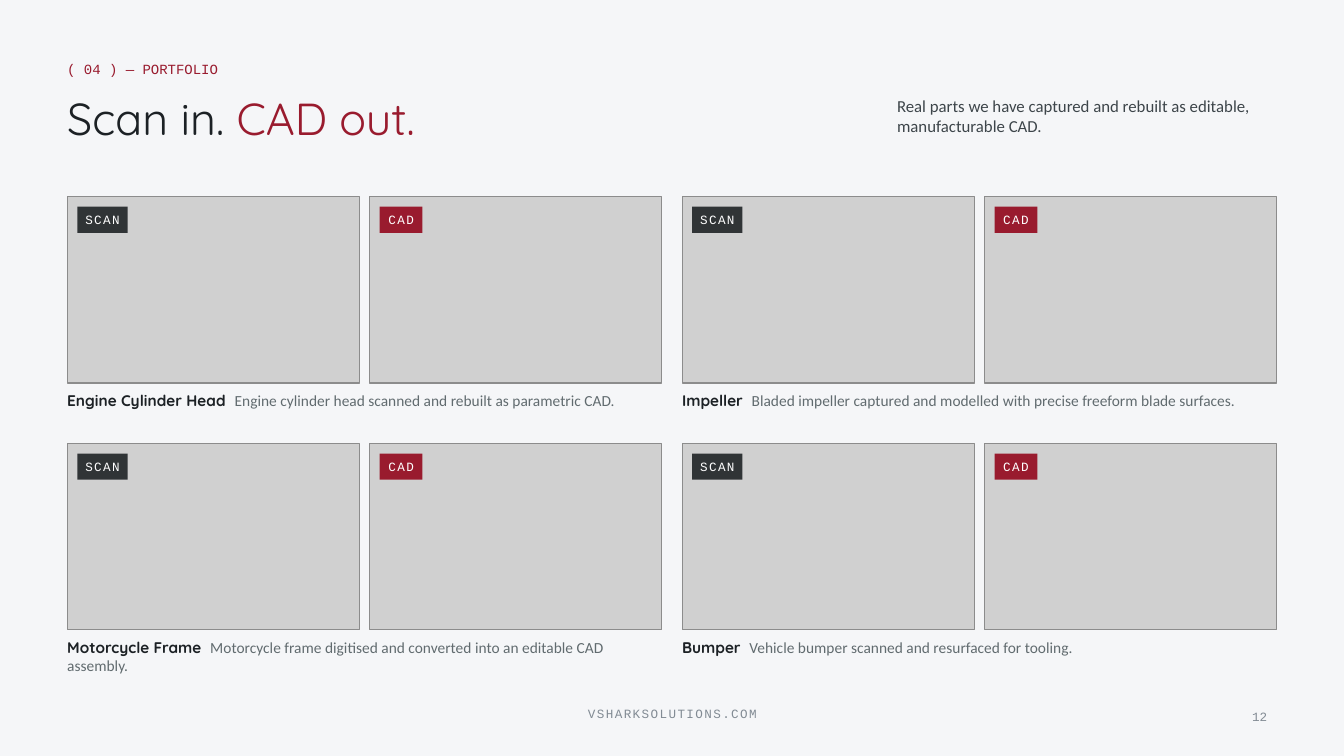
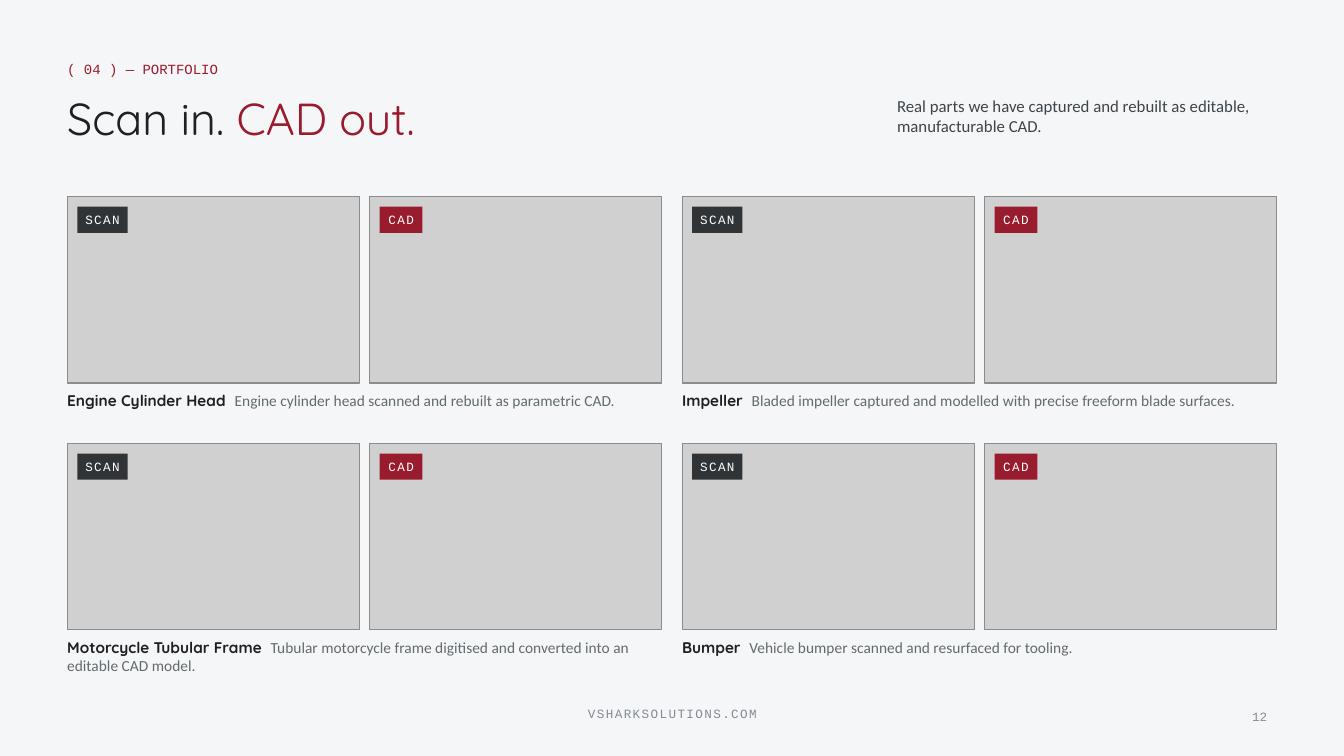
Before and after one commit to vsharkindia/vshark-website, a slide deck: slide 12 of collateral/VShark-Presentation.pptx. Drawn at 1344x756 pixels with LibreOffice and Linux fonts; fonts in the diff are those of the drawing; grey boxes stand for pictures; background and template pictures are left out. Boxes give left, top, right and bottom in pixels: in the first picture for what was removed or moved away, otherwise in the second. Text is boxed around its words. In the diff, an @@ line names an element or a change of style, - is before the commit and + after.

```diff
--- a/collateral/VShark-Presentation.pptx
+++ b/collateral/VShark-Presentation.pptx
@@ text at (67, 641, 628, 671): text changed @@
-Motorcycle Frame Motorcycle frame digitised and converted into an editable CAD assembly.
+Motorcycle Tubular Frame Tubular motorcycle frame digitised and converted into an editable CAD model.
```
Also in this commit, not shown: 11 other files.
